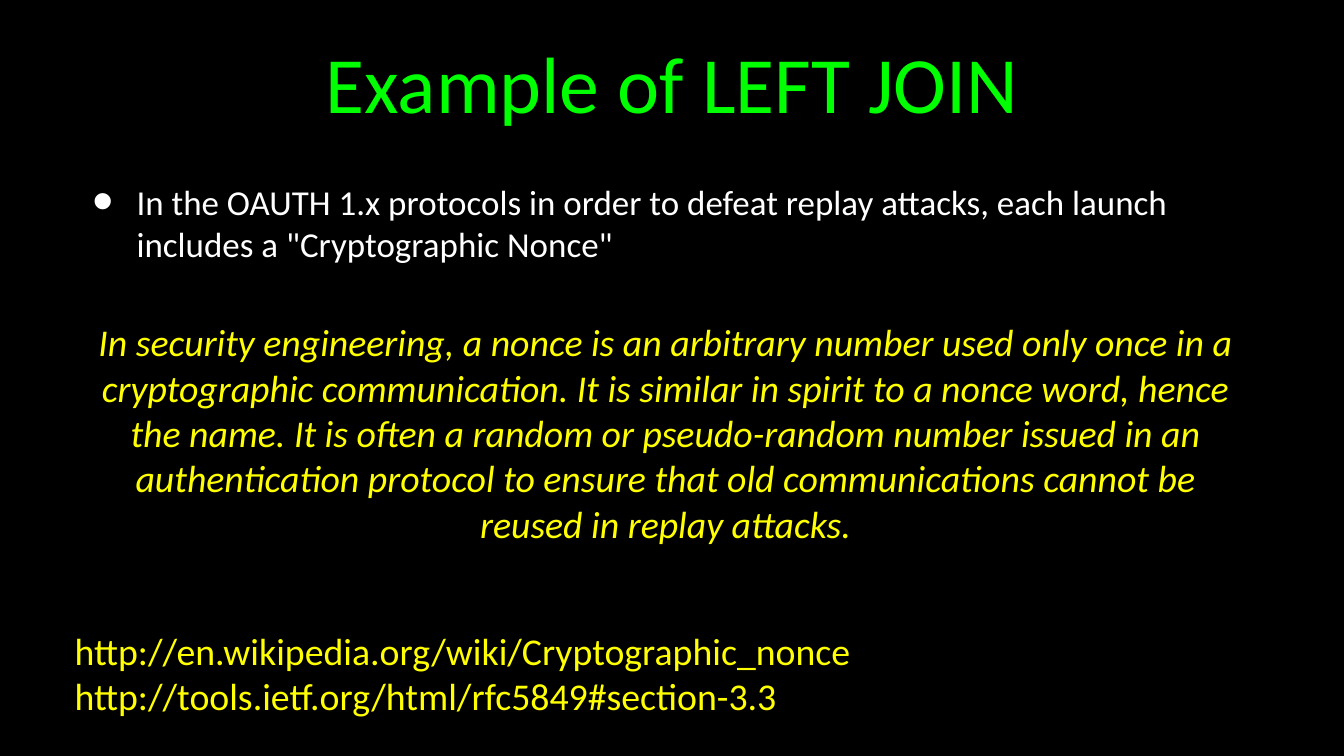
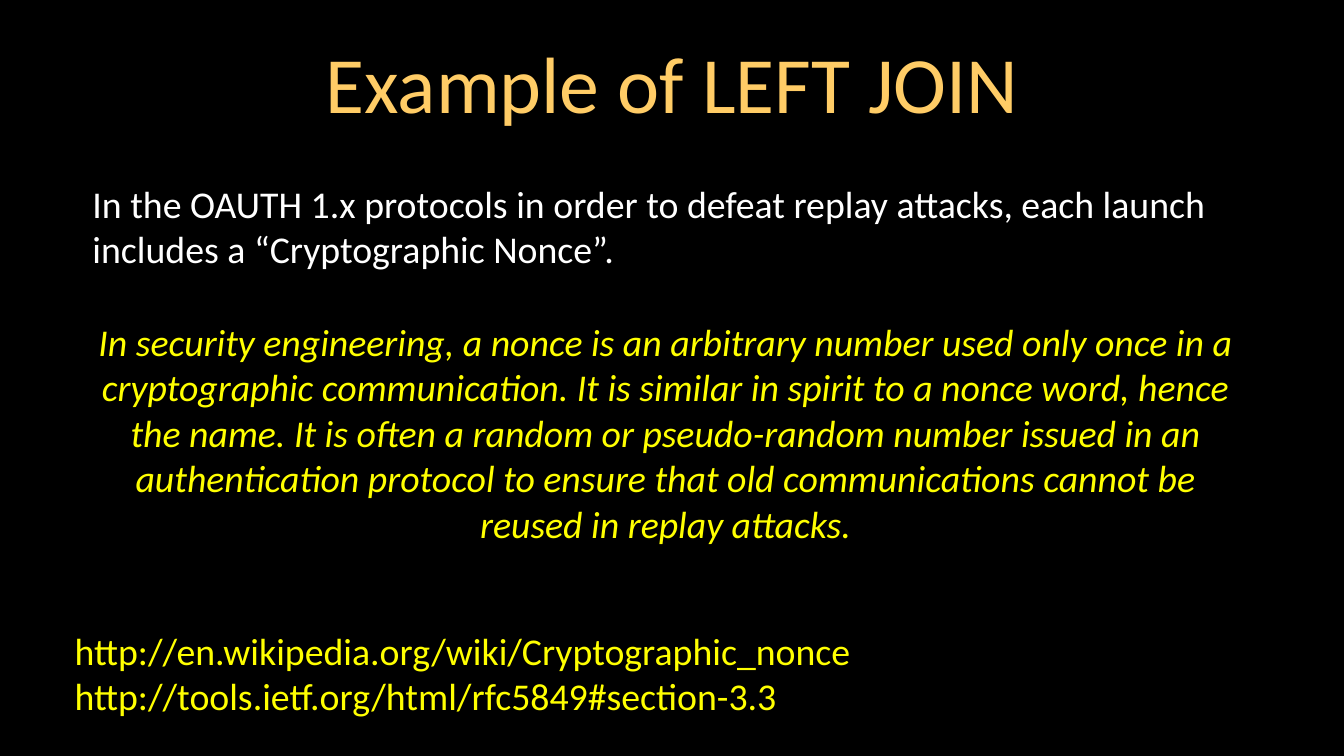
Before and after one commit to csev/wa4e, a slide deck: slide 17 of lectures-old/PHP-15-Advanced-SQL.ppt. Drawn at 1344x756 pixels with LibreOffice and Linux fonts; fonts in the diff are those of the drawing. Boxes give left, top, right and bottom in pixels: in the first picture for what was removed or moved away, otherwise in the second. Text is boxed around its words. In the diff, an @@ line names an element or a change of style, - is before the commit and + after.

```diff
--- a/lectures-old/PHP-15-Advanced-SQL.ppt
+++ b/lectures-old/PHP-15-Advanced-SQL.ppt
@@ title "Example of LEFT JOIN" at bbox=[326, 57, 1018, 126]: text colour #00FF00 to #FFCC66 @@
@@ text at bbox=[92, 191, 1205, 270]: text changed; size 33.3 to 36 pt @@
-• In the OAUTH 1.x protocols in order to defeat replay attacks, each launch includes a "Cryptographic Nonce"
+In the OAUTH 1.x protocols in order to defeat replay attacks, each launch includes a “Cryptographic Nonce”.
```
Also in this commit, not shown: 25 other slides changed, 1 slide added, 1 other file.
